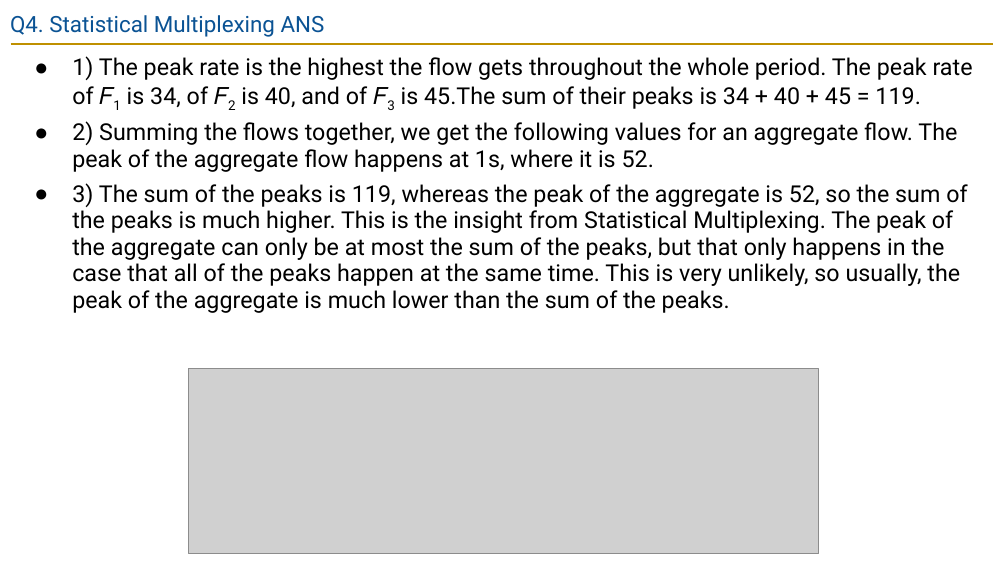
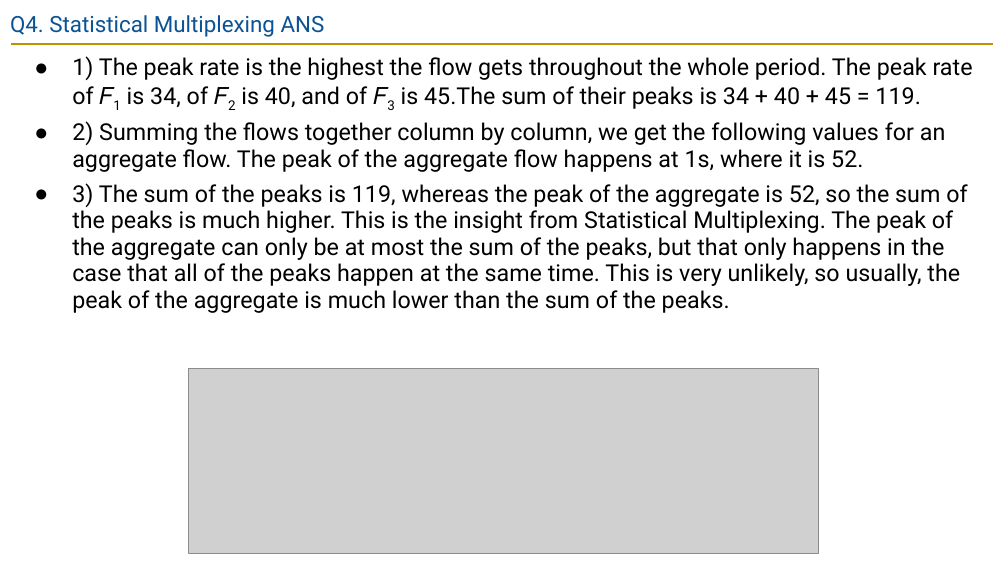
Before and after one commit to guhofstra/CSC175Sp26, a slide deck: slide 16 of PPTs/Lecture 3 - Links Exercises ANS.pptx. Drawn at 1008x567 pixels with LibreOffice and Linux fonts; fonts in the diff are those of the drawing; grey boxes stand for pictures. Boxes give left, top, right and bottom in pixels: in the first picture for what was removed or moved away, otherwise in the second. Text is boxed around its words. In the diff, an @@ line names an element or a change of style, - is before the commit and + after.

```diff
--- a/PPTs/Lecture 3 - Links Exercises ANS.pptx
+++ b/PPTs/Lecture 3 - Links Exercises ANS.pptx
@@ text at <box>72,121,946,172</box>: text changed @@
-● 2) Summing the flows together, we get the following values for an aggregate flow. The peak of the aggregate flow happens at 1s, where it is 52.
+● 2) Summing the flows together column by column, we get the following values for an aggregate flow. The peak of the aggregate flow happens at 1s, where it is 52.
```
Also in this commit, not shown: 1 other slide changed, 4 other files.
